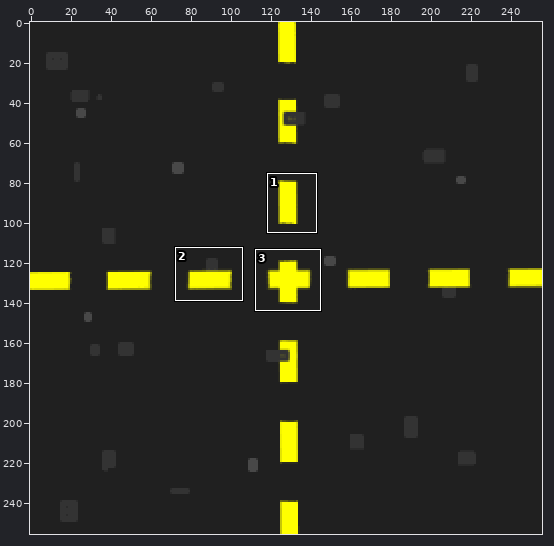
One commit to this sprite sheet: maps/tilesets/neighborhood/road_4way_intersection.png. Above: a wide view before the commit, with the close-up outlined.
Close-up. The starting point:
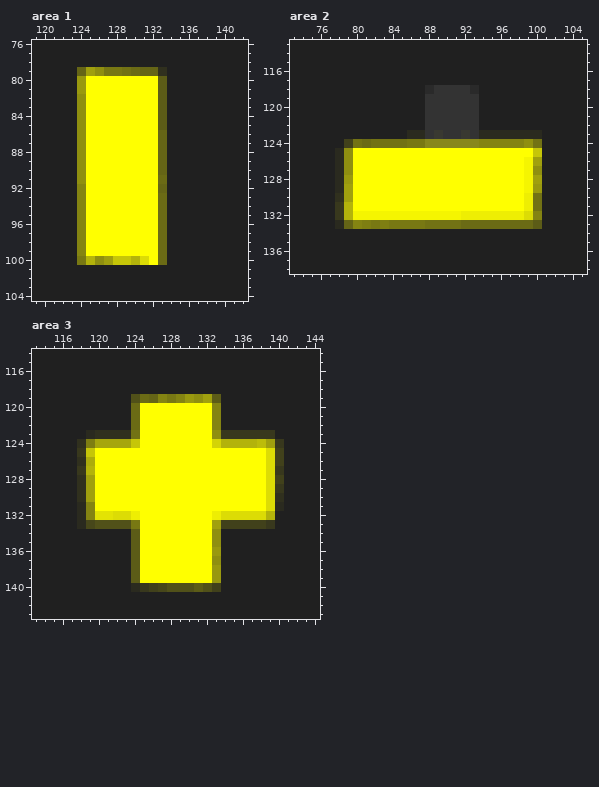
The file is 256x256 pixels. Colours within 5 levels of each other are drawn and written as one. Shown: area 1: x 119..142, y 76..104; area 2: x 73..105, y 113..138; area 3: x 113..144, y 114..143. The commit also changed other parts of the picture, which this record leaves out.
Now the later version:
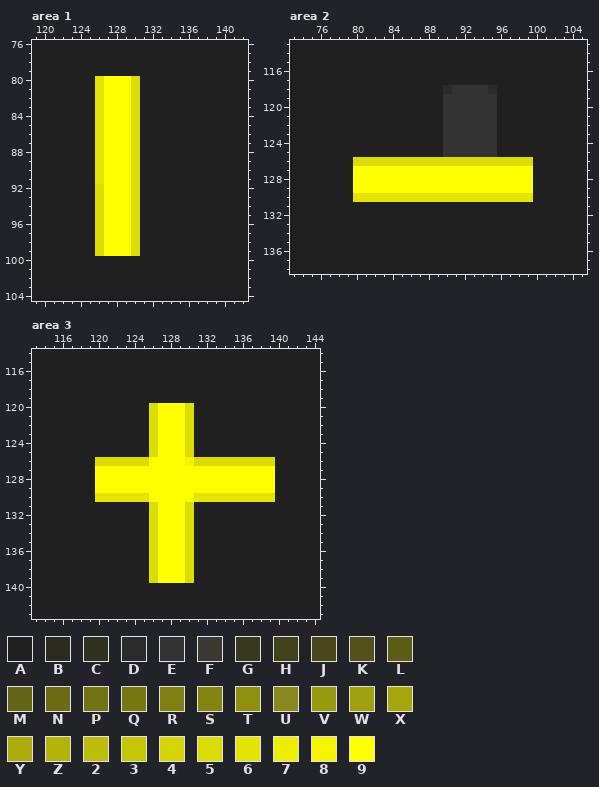
Palette (. is transparent): A #202020  B #2a2a1f  C #30301e  D #2a2a2a  E #333333  F #393931  G #38381d  H #41411b  J #47471a  K #515119  L #5c5c17  M #656516  N #6b6b15  P #727214  Q #787813  R #7e7e12  S #848412  T #8f8f10  U #88881c  V #99990f  W #a0a00e  X #a6a60d  Y #acac0c  Z #b3b30b  2 #bcbc0a  3 #c6c608  4 #d4d406  5 #dcdc05  6 #e3e304  7 #eeee03  8 #f5f501  9 #ffff00
Difference:
Area 1:
y 79: x 124..133 MWTQQPNMMC -> AAAAAAAAAA
y 80..81: x 124..126 V99 -> AA6; x 130..133 999L -> 5AAA
y 82..85: x 124..126 T99 -> AA6; x 130..133 999L -> 5AAA
y 86..90: x 124..126 T99 -> AA6; x 130..133 999M -> 5AAA
y 91: x 124..126 T99 -> AA6; x 130..133 999N -> 5AAA
y 92: x 124..126 S99 -> AA5; x 130..133 999M -> 5AAA
y 93..99: x 124..126 S99 -> AA5; x 130..133 999N -> 5AAA
y 100: x 124..133 QZTW33Z59N -> AAAAAAAAAA
Area 2:
y 118: x 88..90 DEE -> AAD; x 93..95 DAA -> EED
y 119..122: x 88..89 EE -> AA; x 94..95 AA -> EE
y 123: x 86..89 BBEF -> AAAA; x 92 F -> E; x 94..100 BBBBBBB -> EEAAAAA
y 124: x 79..100 HPNPPPPQQUUUUUUSSSSSTP -> AAAAAAAAAAAEEEEEEAAAAA
y 125: x 78..100 BT999999999999999999993 -> AAAAAAAAAAAAEEEEEEAAAAA
y 126: x 78..100 BT99999999999999999998W -> AA55555555555555555555A
y 127: x 78..79 BT -> AA; x 99..100 8T -> 9A
y 128: x 78..79 BV -> AA; x 99..100 8W -> 9A
y 129: x 78..79 BW -> AA; x 99..100 8V -> 9A
y 130: x 78..100 CW99999999999999999997P -> AA66666666666666666666A
y 131: x 78..100 GZ99999999999999999997P -> AAAAAAAAAAAAAAAAAAAAAAA
y 132: x 78..100 GZ88888888888877777775S -> AAAAAAAAAAAAAAAAAAAAAAA
y 133: x 78..100 BMSRQRQQQQPPPPNNNNNNNNL -> AAAAAAAAAAAAAAAAAAAAAAA
Area 3:
y 119: x 124..133 KNMSQSVTWL -> AAAAAAAAAA
y 120..122: x 124..126 N99 -> AA5; x 130..133 999S -> 5AAA
y 123: x 119..126 BCCCCP99 -> AAAAAAA5; x 130..139 999TGGGGGG -> 5AAAAAAAAA
y 124: x 118..126 CRXXXX399 -> AAAAAAAA5; x 130..140 9994ZZZZ2WG -> 5AAAAAAAAAA
y 125: x 118..126 G39999999 -> AAAAAAAA5; x 130..140 9999999995H -> 5AAAAAAAAAA
y 126: x 118..125 CY999999 -> AA555555; x 130..138 999999999 -> 855555555; x 140 H -> A
y 127: x 118..119 GZ -> AA; x 139..140 5G -> 9A
y 128: x 118..119 CW -> AA; x 139..140 5H -> 9A
y 129: x 118..119 CW -> AA; x 139..140 5G -> 9A
y 130: x 118..125 CW999999 -> AA666666; x 131..140 999999995C -> 666666666A
y 131: x 118..126 BS9999999 -> AAAAAAAA5; x 130..140 9999999995B -> 5AAAAAAAAAA
y 132: x 118..126 BS6655799 -> AAAAAAAA5; x 130..139 999755555Z -> 5AAAAAAAAA
y 133: x 118..126 BJKKKKQ99 -> AAAAAAAA5; x 130..139 999WHHHHHG -> 5AAAAAAAAA
y 134..135: x 124..126 L99 -> AA5; x 130..133 999T -> 5AAA
y 136: x 124..126 L99 -> AA5; x 130..133 999V -> 5AAA
y 137: x 124..126 L99 -> AA5; x 130..133 999T -> 5AAA
y 138..139: x 124..126 L99 -> AA5; x 130..133 999V -> 5AAA
y 140: x 124..133 BGHJKKKLKH -> AAAAAAAAAA
Pixel boxes of the changes (left, top, right, bottom) in both close-ups:
changed: (77, 67, 167, 265)
changed: (335, 85, 542, 229)
changed: (77, 394, 284, 592)
